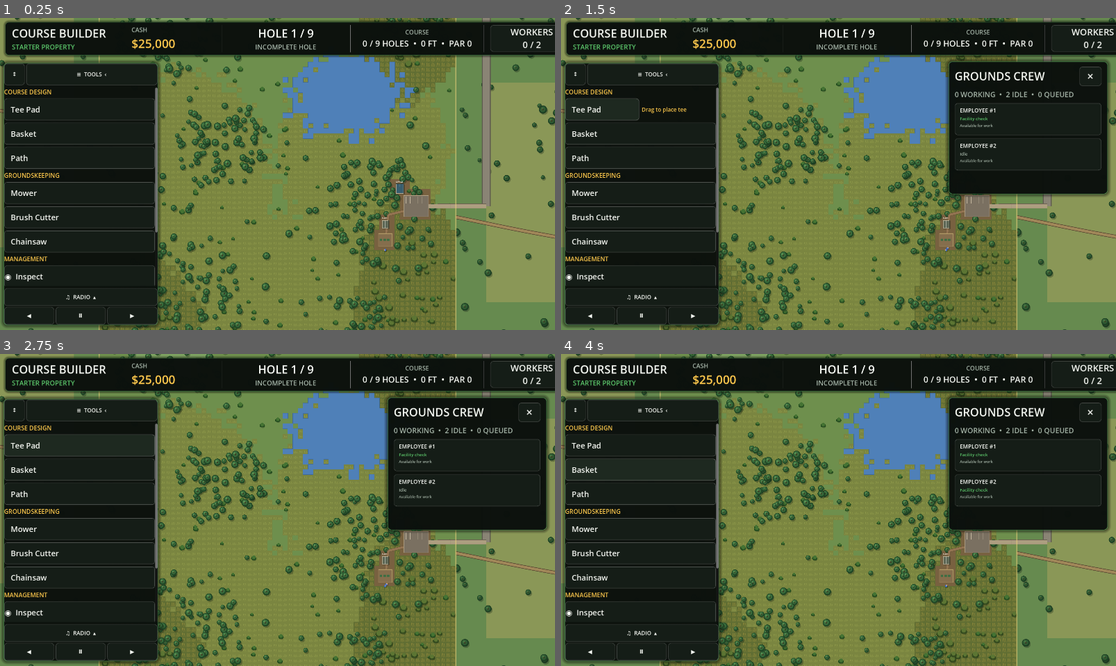
Above: before the commit, frames 1-4 (two rows, left to right).
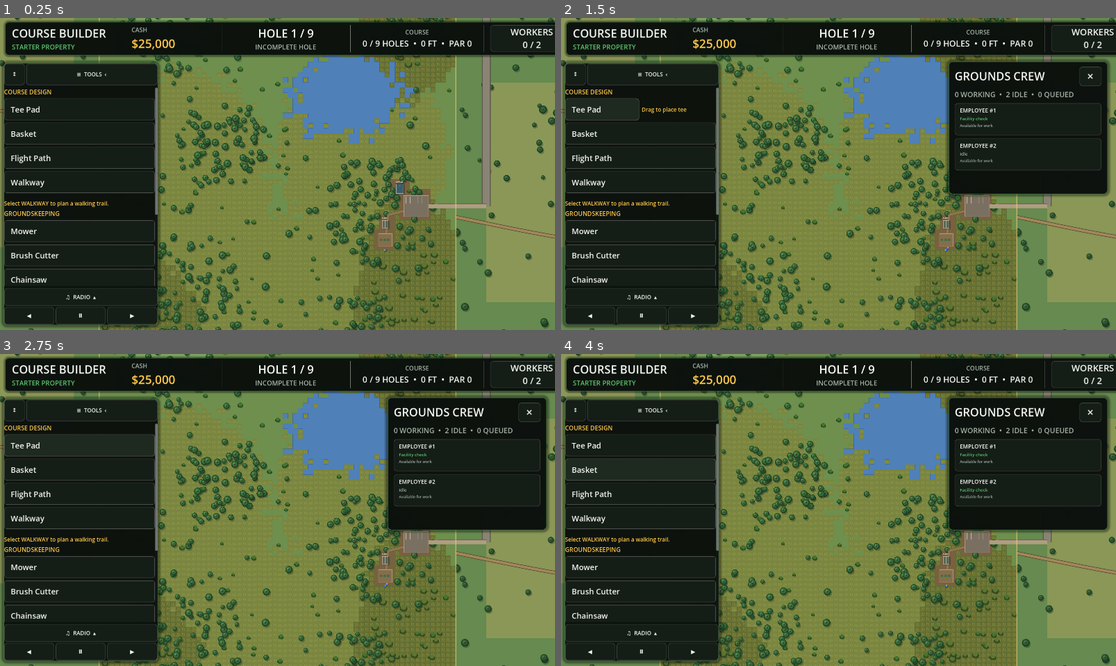
Above: after the commit, the same moments.

Repository: jmessierdg/disc-golf-empire
Game: Godot game, scene res://Main.tscn
Same seed, same stepped clock (60 frames per second), same inputs: the game is played once before the commit and once after it.
Inputs:
- Up to frame 1 (0.25 s): no input
- Up to frame 2 (1.5 s): click "WORKERS 0 / 2" at 0.5 s; click "Tee Pad" at 1.25 s
- Up to frame 3 (2.75 s): click "Tee Pad" at 2 s
- Up to frame 4 (4 s): click "Basket" at 2.75 s; click "Basket" at 3.5 s

The runs differ from the first frame. In frame 1, 1.6% of the frame differs, in the area x 0-29%, y 43-85%; in frame 2, 1.6%; in frame 3, 1.6%; in frame 4, 1.6%.
Error before the commit: Invalid call. Nonexistent function 'set_walkway_manager' in base 'CanvasLayer (CourseUI)'. (res://main.gd:278)

Commit message:
Update course_ui.gd

Diff:
--- a/course_ui.gd
+++ b/course_ui.gd
@@ -57,6 +57,9 @@
 # ==================================================
 # REFERENCES
 # ==================================================
+
+var walkway_manager
+var walkway_status_label: Label
 
 var course_manager
 var economy_manager
@@ -1851,6 +1854,8 @@
 
 
 func _on_tee_pressed() -> void:
+	if walkway_manager != null and walkway_manager.editing:
+		walkway_manager.cancel_draft()
 
 	course_builder.select_tee_tool()
 
@@ -1858,6 +1863,8 @@
 
 
 func _on_basket_pressed() -> void:
+	if walkway_manager != null and walkway_manager.editing:
+		walkway_manager.cancel_draft()
 
 	course_builder.select_basket_tool()
 
@@ -1865,6 +1872,8 @@
 
 
 func _on_path_pressed() -> void:
+	if walkway_manager != null and walkway_manager.editing:
+		walkway_manager.cancel_draft()
 
 	course_builder.select_path_tool()
 
@@ -1872,6 +1881,8 @@
 
 
 func _on_mower_pressed() -> void:
+	if walkway_manager != null and walkway_manager.editing:
+		walkway_manager.cancel_draft()
 
 	course_builder.select_mower_tool()
 
@@ -1879,6 +1890,8 @@
 
 
 func _on_brush_pressed() -> void:
+	if walkway_manager != null and walkway_manager.editing:
+		walkway_manager.cancel_draft()
 
 	course_builder.select_brush_tool()
 
@@ -1886,6 +1899,8 @@
 
 
 func _on_chainsaw_pressed() -> void:
+	if walkway_manager != null and walkway_manager.editing:
+		walkway_manager.cancel_draft()
 
 	course_builder.select_chainsaw_tool()
 
@@ -1893,6 +1908,8 @@
 
 
 func _on_view_pressed() -> void:
+	if walkway_manager != null and walkway_manager.editing:
+		walkway_manager.cancel_draft()
 
 	course_builder.select_view_tool()
 
@@ -2910,7 +2927,15 @@
 	add_empire_sidebar_caption("COURSE DESIGN")
 	add_empire_sidebar_button("tee", "   Tee Pad", _on_tee_pressed)
 	add_empire_sidebar_button("basket", "   Basket", _on_basket_pressed)
-	add_empire_sidebar_button("path", "   Path", _on_path_pressed)
+	add_empire_sidebar_button("path", "   Flight Path", _on_path_pressed)
+	add_empire_sidebar_button("walkway", "   Walkway", _on_walkway_pressed)
+	add_empire_sidebar_button("build_walkway", "   ✓ Build Trail", _on_build_walkway_pressed)
+	add_empire_sidebar_button("cancel_walkway", "   × Cancel Trail", _on_cancel_walkway_pressed)
+	walkway_status_label = Label.new()
+	walkway_status_label.autowrap_mode = TextServer.AUTOWRAP_WORD_SMART
+	walkway_status_label.add_theme_font_size_override("font_size", 19)
+	walkway_status_label.add_theme_color_override("font_color", COLOR_GOLD)
+	empire_sidebar_content.add_child(walkway_status_label)
 	add_empire_sidebar_caption("GROUNDSKEEPING")
 	add_empire_sidebar_button("mower", "   Mower", _on_mower_pressed)
 	add_empire_sidebar_button("brush", "   Brush Cutter", _on_brush_pressed)
@@ -2985,6 +3010,34 @@
 	hint.size_flags_horizontal = Control.SIZE_EXPAND_FILL
 	row.add_child(hint)
 	empire_sidebar_hints[key] = hint
+
+func set_walkway_manager(manager_ref) -> void:
+	walkway_manager = manager_ref
+	walkway_manager.status_changed.connect(_on_walkway_status_changed)
+	refresh_empire_sidebar()
+
+func _on_walkway_status_changed(message: String) -> void:
+	if walkway_status_label != null:
+		walkway_status_label.text = message
+	refresh_empire_sidebar()
+
+func _on_walkway_pressed() -> void:
+	if walkway_manager == null:
+		return
+	course_builder.select_none_tool()
+	walkway_manager.toggle_editing()
+	refresh_empire_sidebar()
+
+func _on_build_walkway_pressed() -> void:
+	if walkway_manager != null:
+		walkway_manager.confirm_draft()
+		refresh_empire_sidebar()
+		update_interface()
+
+func _on_cancel_walkway_pressed() -> void:
+	if walkway_manager != null:
+		walkway_manager.cancel_draft()
+		refresh_empire_sidebar()
 
 func get_empire_tool_hint(tool_key: String) -> String:
 	match tool_key:
@@ -3048,6 +3101,18 @@
 			hint.visible = is_active
 			if is_active:
 				hint.text = get_empire_tool_hint(key)
+	if walkway_manager != null:
+		var walkway_button: Button = empire_sidebar_buttons.get("walkway")
+		if walkway_button != null:
+			apply_tool_button_style(walkway_button, walkway_manager.editing)
+		var build_button: Button = empire_sidebar_buttons.get("build_walkway")
+		if build_button != null:
+			build_button.visible = walkway_manager.editing
+		var cancel_button: Button = empire_sidebar_buttons.get("cancel_walkway")
+		if cancel_button != null:
+			cancel_button.visible = walkway_manager.editing
+		if walkway_status_label != null:
+			walkway_status_label.text = walkway_manager.status
 	if tooltip_panel != null:
 		tooltip_panel.hide()
 	var radio_node = get_parent().get_node_or_null("RadioManager")
